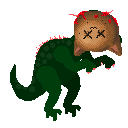
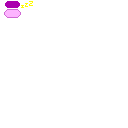
The second 128×128 image is a revision of the first. Changes to its layers:
hid group "monters" (24 layers) over [4, 1, 122, 121]
painted on "Livello Disegno 21" over [4, 1, 122, 66]
added group "UI" with 1 layers above "Sfondo" over [4, 1, 64, 121]
added layer "Livello Disegno 35" in group "UI" over [4, 1, 64, 121]
